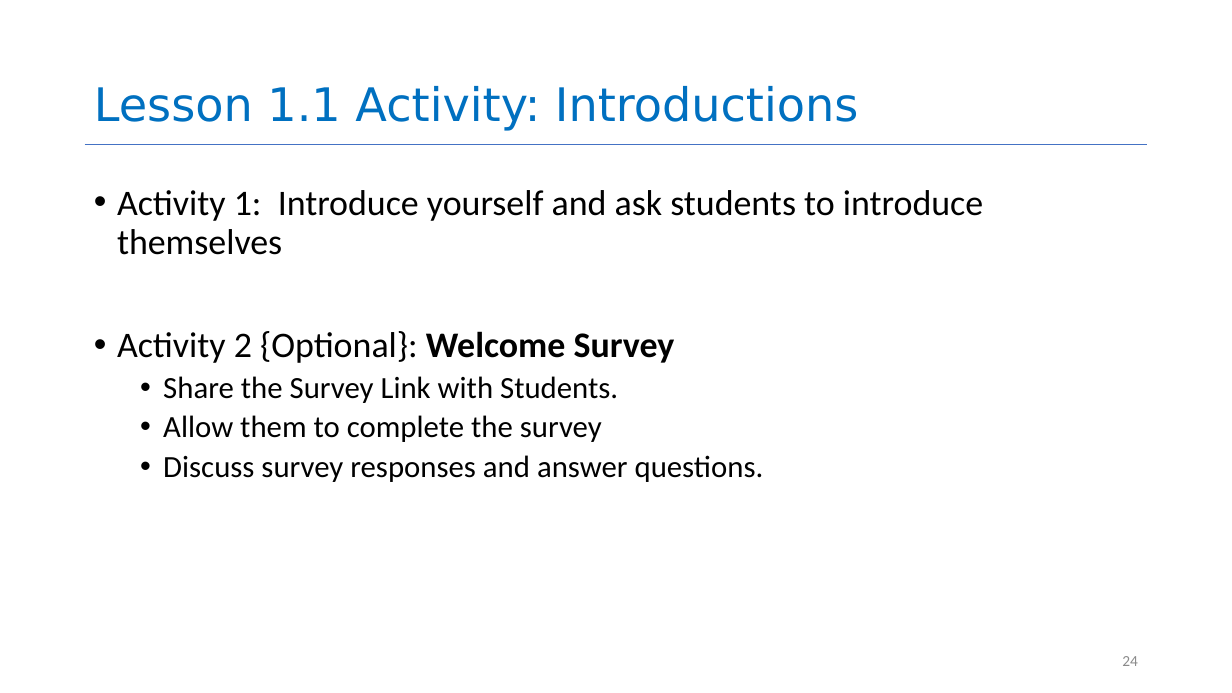
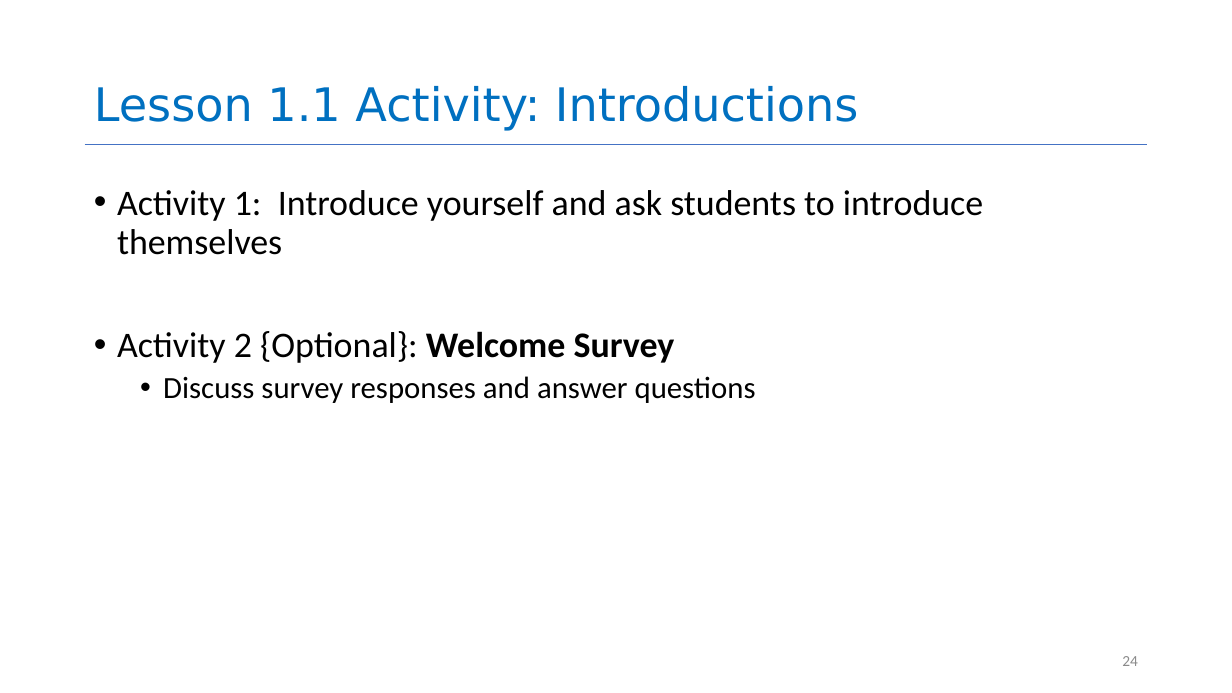
Before and after one commit to neu-se/CS4530-Spring-2023, a slide deck: slide 24 of Slides/Module 01.1 Course Introduction.pptx. Drawn at 1232x693 pixels with LibreOffice and Linux fonts; fonts in the diff are those of the drawing. Boxes give left, top, right and bottom in pixels: in the first picture for what was removed or moved away, otherwise in the second. Text is boxed around its words. In the diff, an @@ line names an element or a change of style, - is before the commit and + after.

```diff
--- a/Slides/Module 01.1 Course Introduction.pptx
+++ b/Slides/Module 01.1 Course Introduction.pptx
@@ text at [163, 376, 756, 403]: text changed @@
-  • Share the Survey Link with Students.
-  • Allow them to complete the survey
-  • Discuss survey responses and answer questions.
+  • Discuss survey responses and answer questions
```
Also in this commit, not shown: 2 other slides changed, 3 other files.
